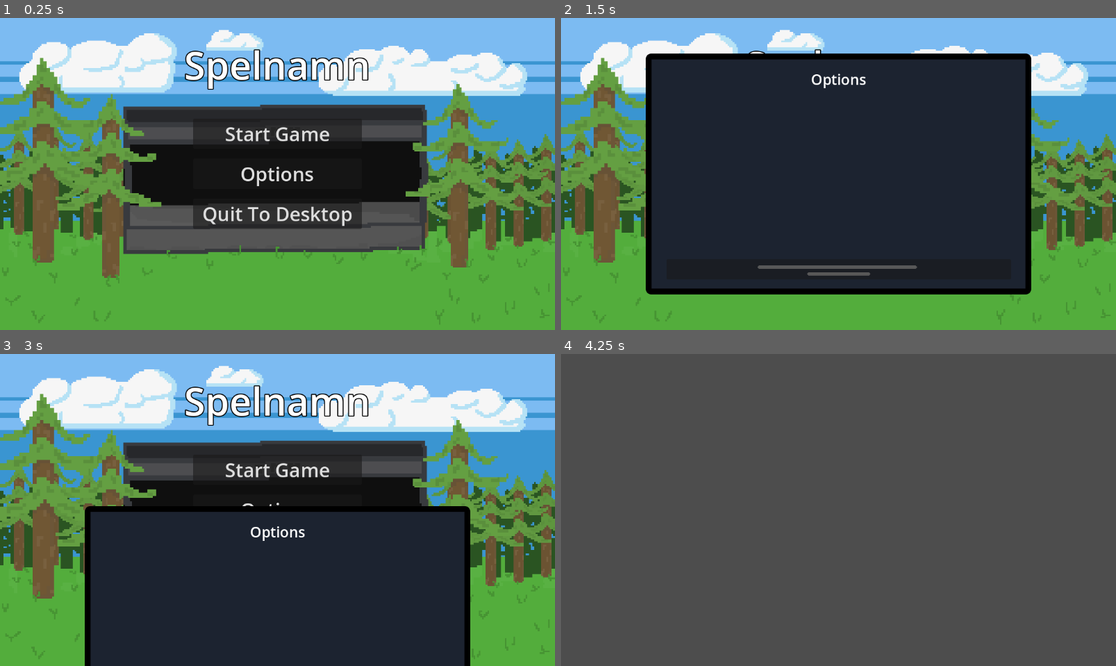
Above: before the commit, frames 1-4 (two rows, left to right).
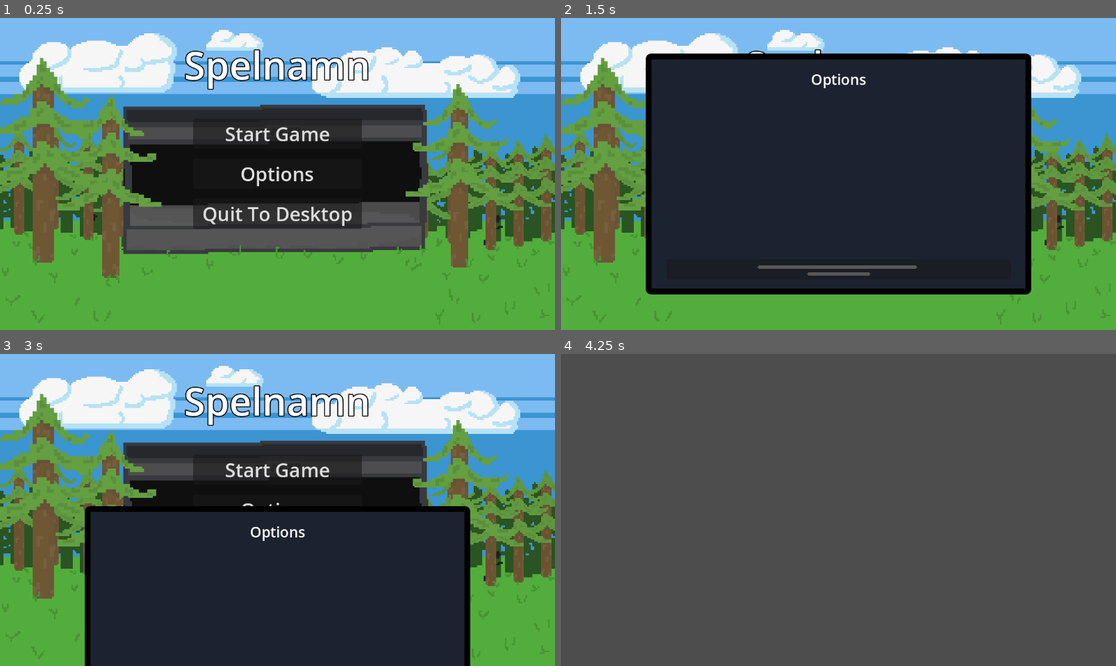
Above: after the commit, the same moments.

Repository: Goldstar32/TMMGame
Game: Godot game, scene res://Scenes/Menus/main_menu.tscn
Same seed, same stepped clock (60 frames per second), same inputs: the game is played once before the commit and once after it.
Inputs (mouse positions are in pixels of both pictures, inside the frame that each line leads up to):
- Up to frame 1 (0.25 s): no input
- Up to frame 2 (1.5 s): click "Options" at 0.5 s; click "Start Game" at 1.25 s
- Up to frame 3 (3 s): click "Start Game" at 2 s; click (277, 603) at 2.75 s
- Up to frame 4 (4.25 s): click "Start Game" at 3.5 s

The runs differ from the first frame. In frame 1, 1.7% of the frame differs, in the area x 4-95%, y 8-95%; in frame 2, 0.8%; in frame 3, 1.7%; in frame 4, nothing differs.

Commit message:
Uppdaterad bild

Diff:
--- a/Scenes/Menus/options_menu.tscn
+++ b/Scenes/Menus/options_menu.tscn
@@ -75,10 +75,10 @@
 anchor_top = 0.5
 anchor_right = 0.5
 anchor_bottom = 0.5
-offset_left = -400.0
-offset_top = -250.0
-offset_right = 400.0
-offset_bottom = 250.001
+offset_left = 176.0
+offset_top = 74.0
+offset_right = 976.0
+offset_bottom = 574.001
 grow_horizontal = 2
 grow_vertical = 2
 theme_override_styles/panel = SubResource("StyleBoxFlat_b0uj0")
Binary file changed: Assets/menu-backgrounds/main-menu-background-nochars.png
Not shown, changed: Assets/menu-backgrounds/main-menu-background-nochars.png.import
Not shown: 1 places in Scenes/Menus/main_menu.tscn that only renumber resources
